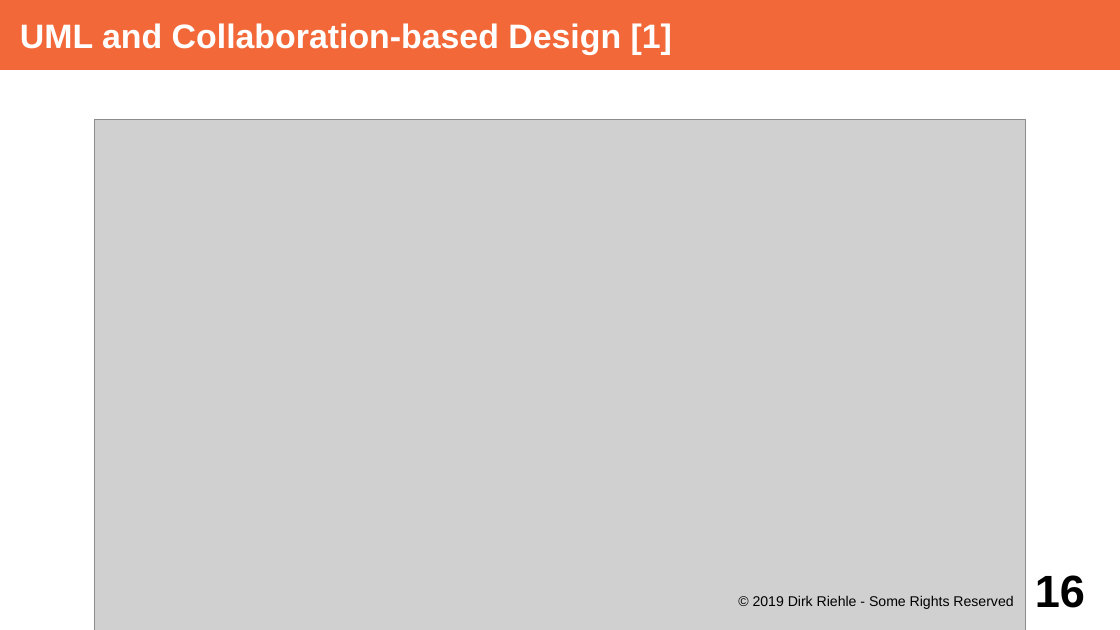
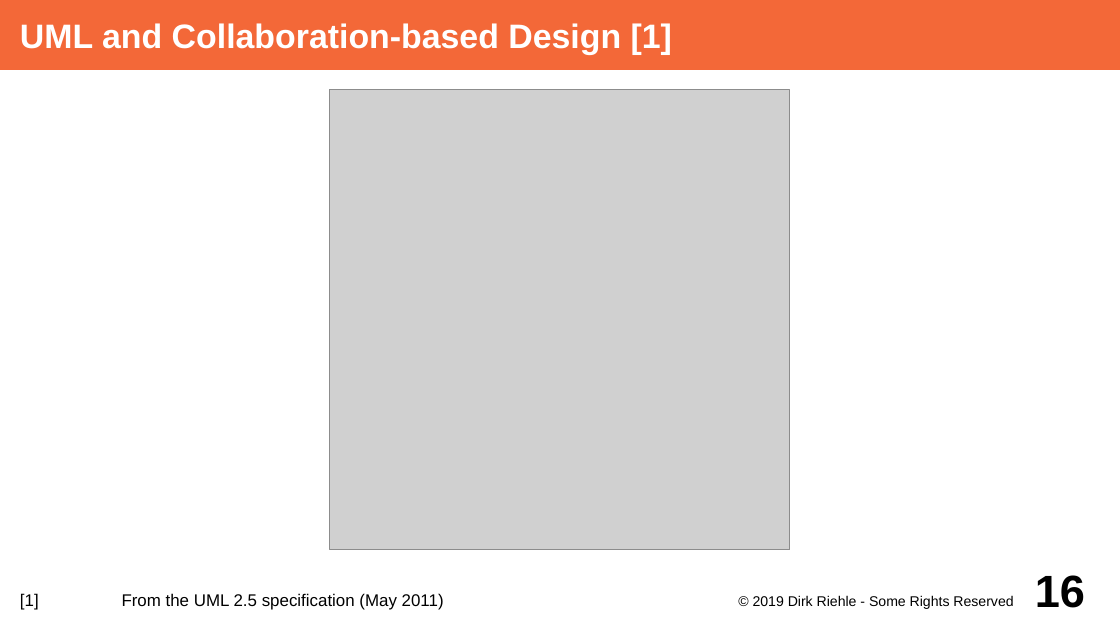
Before and after one commit to dirkriehle/adap-course, a slide deck: slide 16 of Lecture Slides/ADAP C11 - Collaboration-Based Design.odp. Drawn at 1120x630 pixels with LibreOffice and Linux fonts; fonts in the diff are those of the drawing; grey boxes stand for pictures. Boxes give left, top, right and bottom in pixels: in the first picture for what was removed or moved away, otherwise in the second. Text is boxed around its words. In the diff, an @@ line names an element or a change of style, - is before the commit and + after.

```diff
--- a/Lecture Slides/ADAP C11 - Collaboration-Based Design.odp
+++ b/Lecture Slides/ADAP C11 - Collaboration-Based Design.odp
@@ picture: place and size @@
-picture at (95, 120, 1026, 630)
+picture at (330, 90, 791, 551)
@@ text added at (20, 593, 444, 610), 12 pt, text #000000 @@
+[1] From the UML 2.5 specification (May 2011)
```
Also in this commit, not shown: 23 other slides changed, 38 other files.
